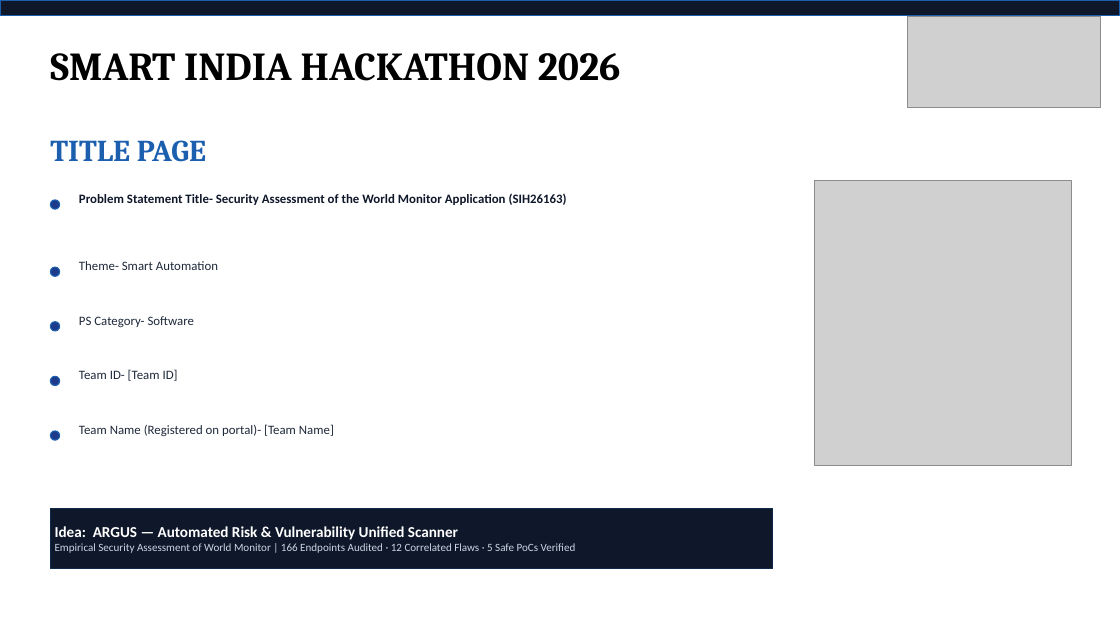
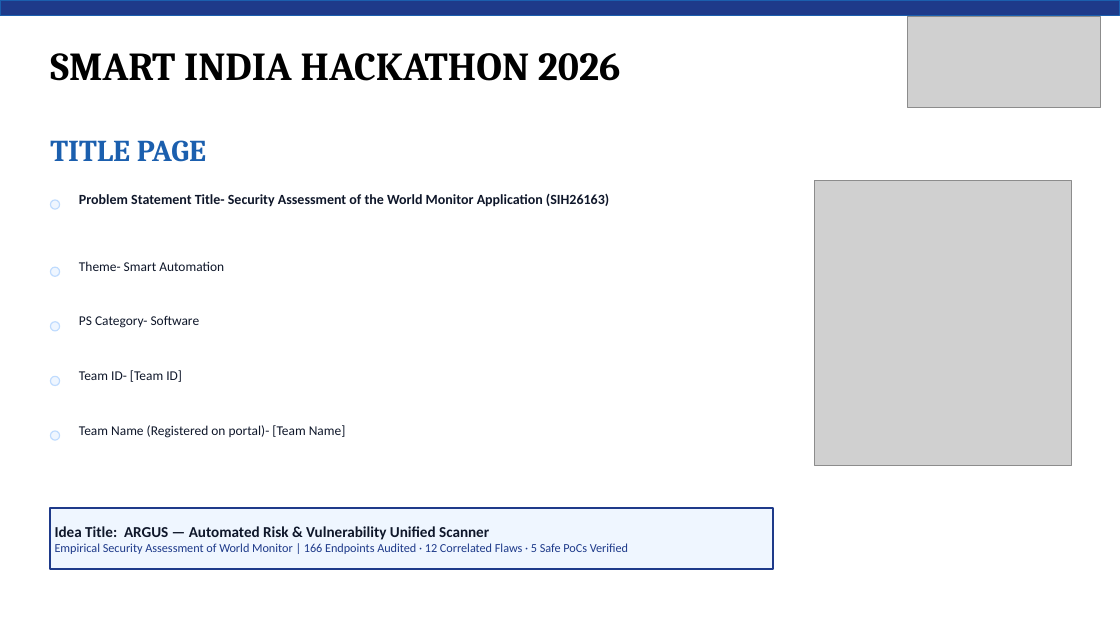
Before and after one commit to princeyadaviiit/argus-world-monitor, a slide deck: slide 1 of SIH26163_ARGUS_Idea_PPT_Color.pptx. Drawn at 1120x630 pixels with LibreOffice and Linux fonts; fonts in the diff are those of the drawing; grey boxes stand for pictures. Boxes give left, top, right and bottom in pixels: in the first picture for what was removed or moved away, otherwise in the second. Text is boxed around its words. In the diff, an @@ line names an element or a change of style, - is before the commit and + after.

Commit message:
style(ppt): increase font sizes to 10-12pt and apply elegant SIH light theme to all cards and boxes

```diff
--- a/SIH26163_ARGUS_Idea_PPT_Color.pptx
+++ b/SIH26163_ARGUS_Idea_PPT_Color.pptx
@@ rectangle at [0, 0, 1120, 15]: fill #0F172A to #1E3A8A @@
@@ text "Problem Statement Title- Security Assessment ..." at [79, 194, 609, 207]: size 11 to 12 pt @@
@@ fill #1E3A8A to #EFF6FF; outline #1B5FAE 1 pt to #BFDBFE 1 pt in 5 elements at [50, 200, 60, 209], [50, 267, 60, 276], [50, 322, 60, 331], [50, 376, 60, 386], [50, 431, 60, 440] @@
@@ size 11 to 11.5 pt, text colour #1E293B to #0F172A in 4 elements at [79, 261, 224, 271], [79, 316, 200, 328], [79, 370, 182, 382], [79, 425, 346, 438] @@
@@ rectangle at [50, 508, 773, 569]: fill #0F172A to #EFF6FF; outline #0E2A4A 1 pt to #1E3A8A 1.5 pt @@
@@ text at [55, 526, 489, 540]: text changed; text colour #FFFFFF to #0F172A @@
-Idea: ARGUS — Automated Risk & Vulnerability Unified Scanner
+Idea Title: ARGUS — Automated Risk & Vulnerability Unified Scanner
@@ text at [55, 543, 628, 554]: size 9.5 to 10.5 pt, text colour #CBD5E1 to #1E3A8A in "Empirical Security Assessment of World Monitor | ..." @@
```
Also in this commit, not shown: 5 other slides changed, 2 other files.
